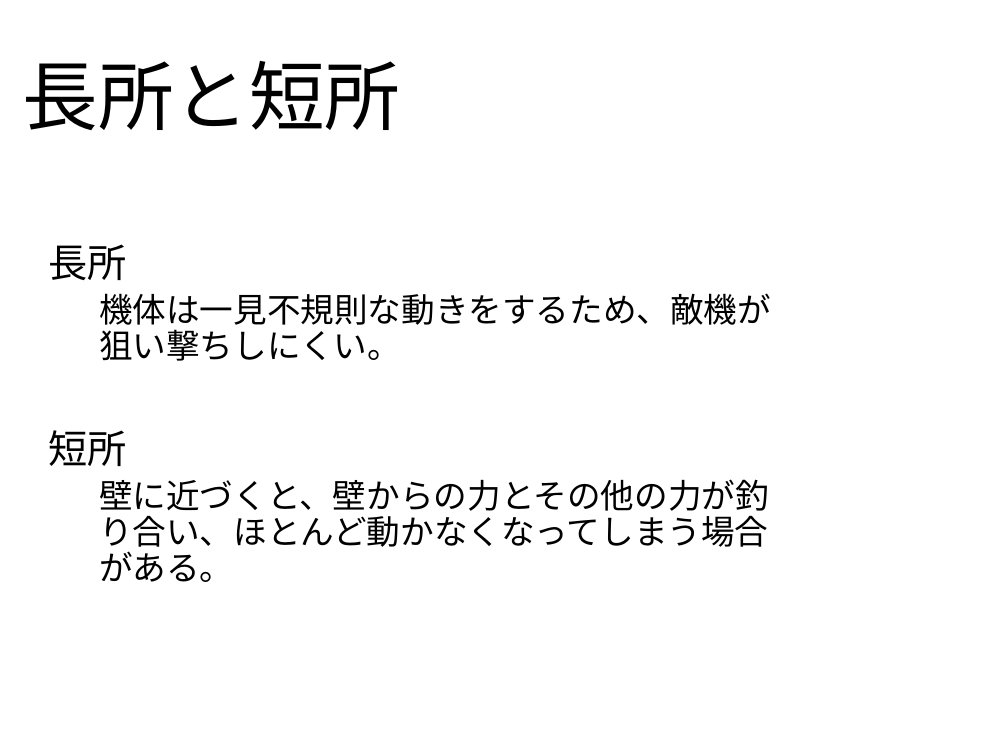
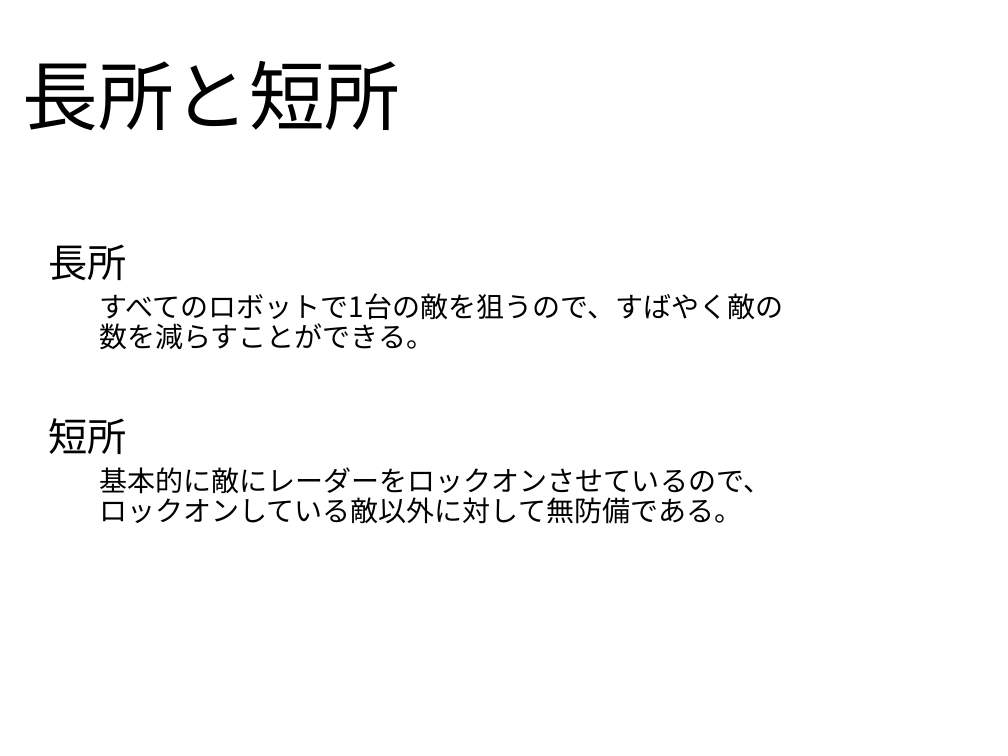
Before and after one commit to PBLB2015group06/TankSim, a slide deck: slide 7 of 期末スライド.pptx (slide 8 before the commit). Drawn at 1008x756 pixels with LibreOffice and Linux fonts; fonts in the diff are those of the drawing; background and template pictures are left out. Boxes give left, top, right and bottom in pixels: in the first picture for what was removed or moved away, otherwise in the second. Text is boxed around its words. In the diff, an @@ line names an element or a change of style, - is before the commit and + after.

Commit message:
提出したプログラムに合わせて内容を変更しました。

```diff
--- a/期末スライド.pptx
+++ b/期末スライド.pptx
@@ subtitle at (99, 293, 784, 349): text changed; size 24 to 20 pt @@
-  機体は一見不規則な動きをするため、敵機が狙い撃ちしにくい。
+  すべてのロボットで1台の敵を狙うので、すばやく敵の数を減らすことができる。
@@ subtitle at (99, 467, 771, 524): text changed; size 24 to 20 pt @@
-  壁に近づくと、壁からの力とその他の力が釣り合い、ほとんど動かなくなってしまう場合がある。
+  基本的に敵にレーダーをロックオンさせているので、ロックオンしている敵以外に対して無防備である。
```
Also in this commit, not shown: 5 other slides changed, 2 slides added, 3 slides removed.
